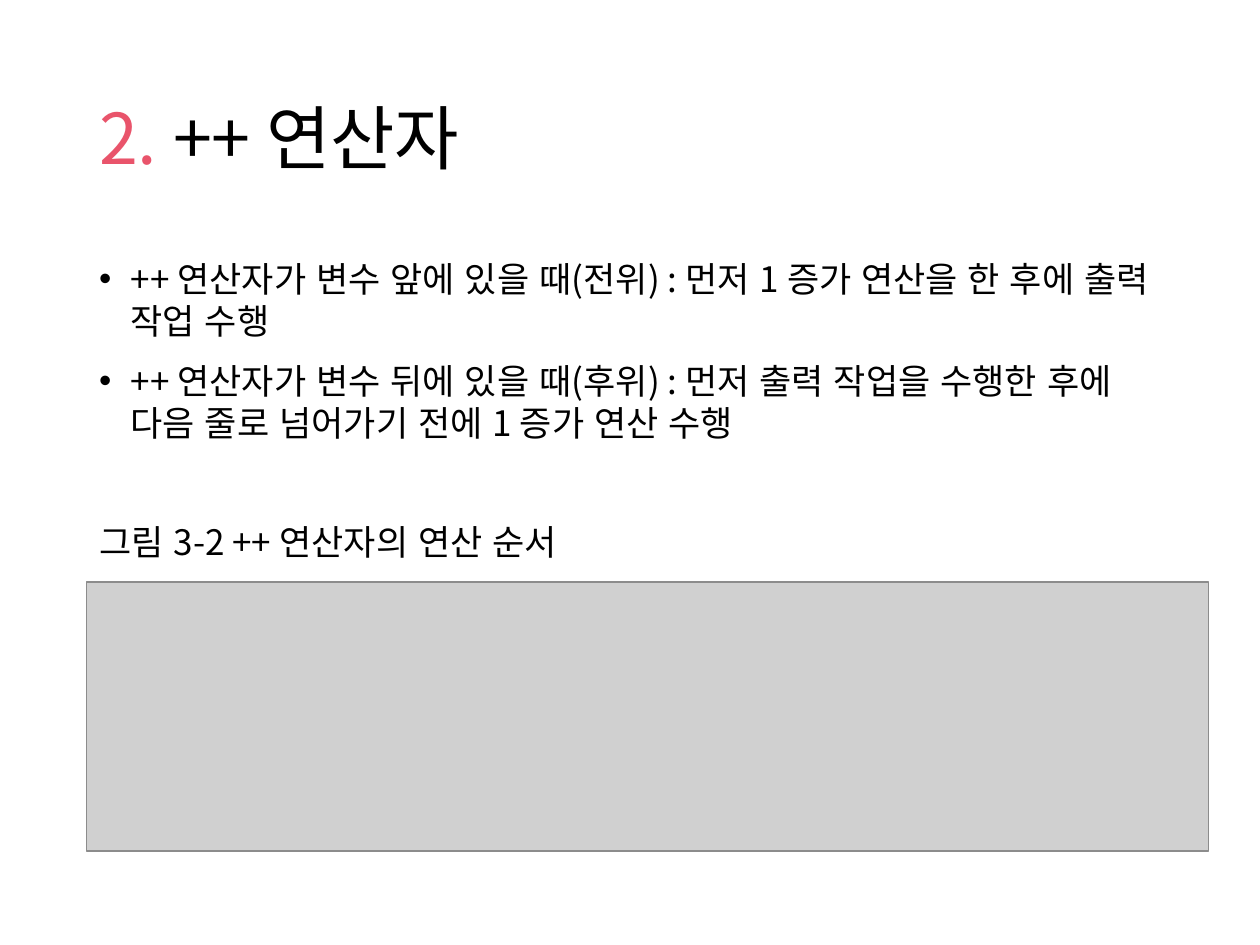
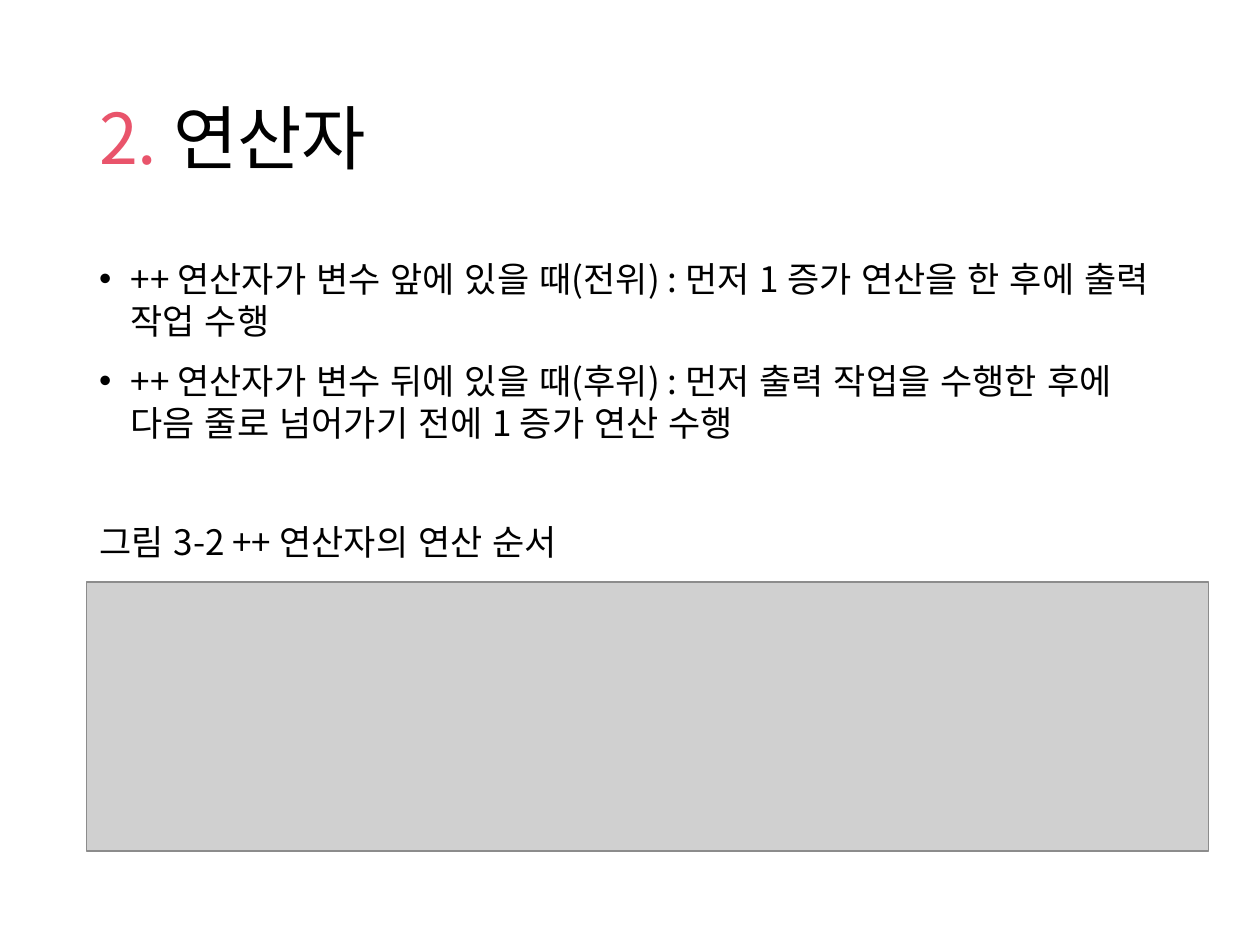
Before and after one commit to comlec/rapa, a slide deck: slide 11 of lecNote/C/03장_연산자_반복문.pptx (slide 10 before the commit). Drawn at 1260x945 pixels with LibreOffice and Linux fonts; fonts in the diff are those of the drawing; grey boxes stand for pictures; background and template pictures are left out. Boxes give left, top, right and bottom in pixels: in the first picture for what was removed or moved away, otherwise in the second. Text is boxed around its words. In the diff, an @@ line names an element or a change of style, - is before the commit and + after.

```diff
--- a/lecNote/C/03장_연산자_반복문.pptx
+++ b/lecNote/C/03장_연산자_반복문.pptx
@@ title at [99, 106, 366, 170]: text changed @@
-2. ++ 연산자
+2. 연산자
```
Also in this commit, not shown: 10 other slides changed, 4 slides added, 9 other files.
